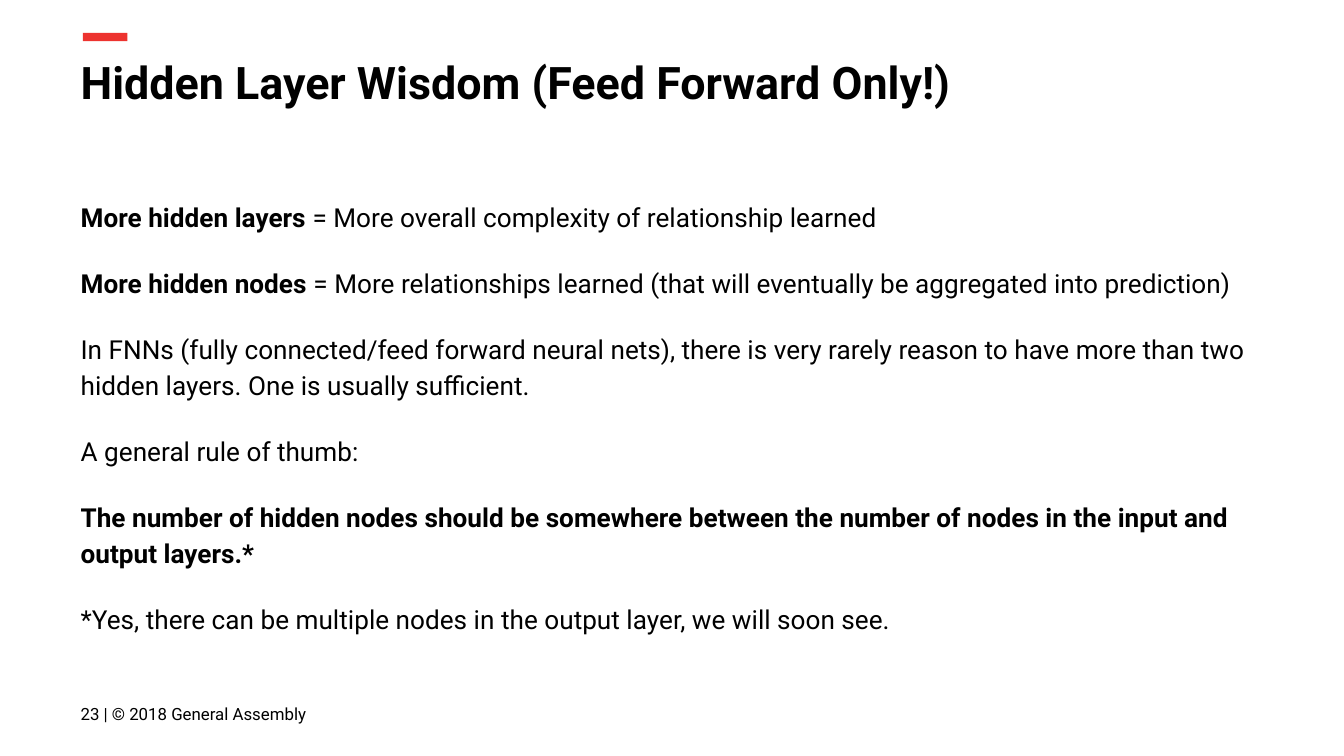
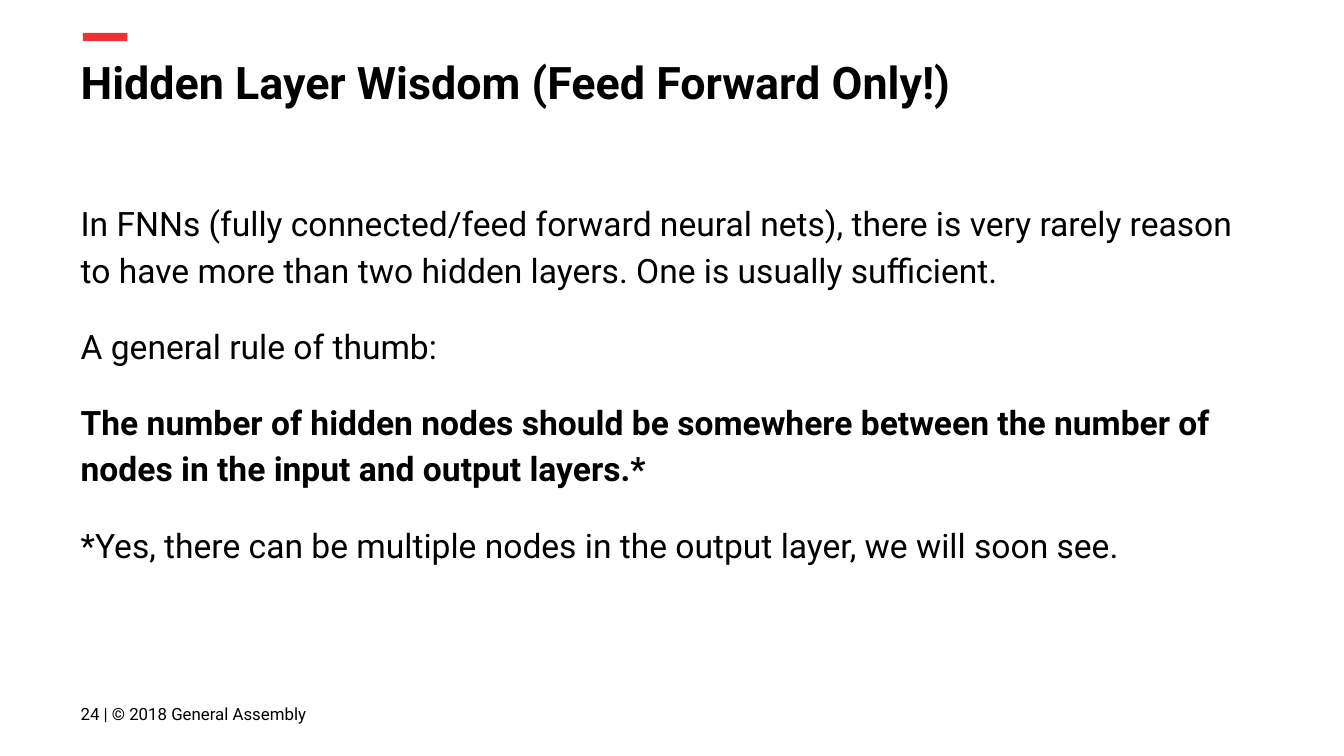
Before and after one commit to ga-curriculum/lesson-intro-nn, a slide deck: slide 24 of Intro to NNs.pptx (slide 23 before the commit). Drawn at 1344x756 pixels with LibreOffice and Linux fonts; fonts in the diff are those of the drawing; background and template pictures are left out. Boxes give left, top, right and bottom in pixels: in the first picture for what was removed or moved away, otherwise in the second. Text is boxed around its words. In the diff, an @@ line names an element or a change of style, - is before the commit and + after.

```diff
--- a/Intro to NNs.pptx
+++ b/Intro to NNs.pptx
@@ text "In FNNs (fully connected/feed forward ..." at bbox=[81, 209, 1232, 565]: size 14 to 18 pt; less space between paragraphs @@
@@ text at bbox=[81, 207, 1230, 299]: paragraphs removed @@
-More hidden layers = More overall complexity of relationship learned
-More hidden nodes = More relationships learned (that will eventually be aggregated into prediction)
@@ text at bbox=[81, 707, 307, 724]: text changed @@
-23 | © 2018 General Assembly
+24 | © 2018 General Assembly
```
Also in this commit, not shown: 3 other slides changed, 4 slides added, 3 other files.
